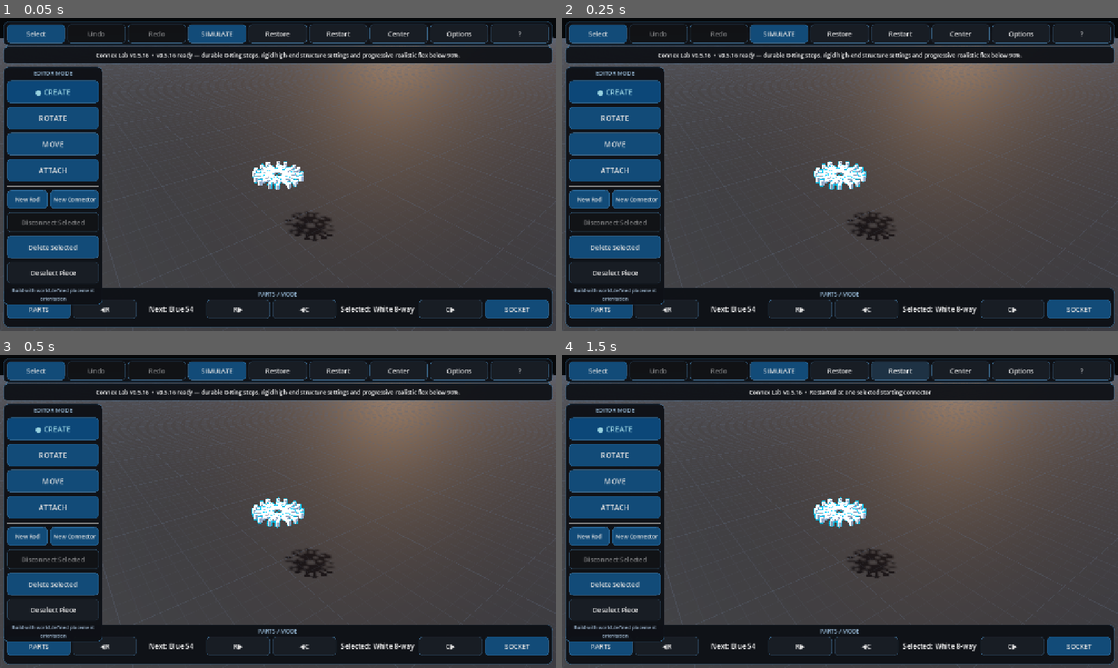
Above: before the commit, frames 1-4 (two rows, left to right).
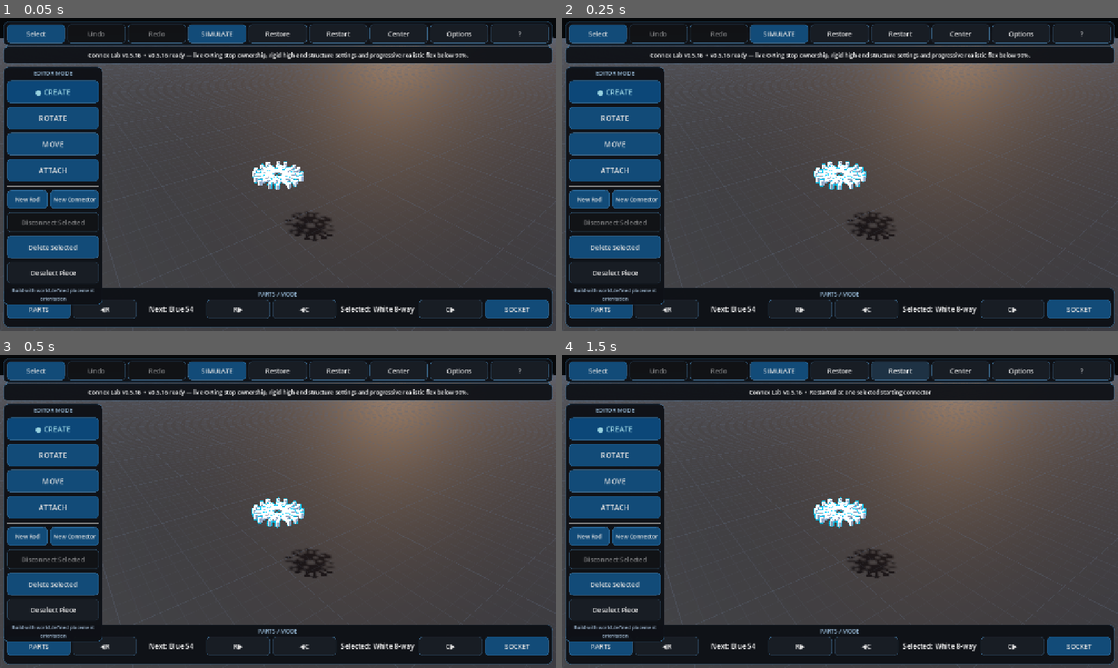
Above: after the commit, the same moments.

Repository: pixel375/connex
Game: Godot game, scene res://Main.tscn
Same seed, same stepped clock (60 frames per second), same inputs: the game is played once before the commit and once after it.
Inputs:
- Up to frame 1 (0.05 s): no input
- Up to frame 2 (0.25 s): no input
- Up to frame 3 (0.5 s): no input
- Up to frame 4 (1.5 s): click "Restart" at 0.5 s; click "Restart" at 1.25 s

The runs differ from the first frame. In frame 1, 0.7% of the frame differs, in the area x 15-85%, y 10-14%; in frame 2, 0.7%; in frame 3, 0.7%; in frame 4, nothing differs.

Commit message:
Use live O-Ring stop ownership instead of artificial hub floors

Diff:
--- a/scripts/main_v073.gd
+++ b/scripts/main_v073.gd
@@ -3,14 +3,16 @@
 const VERSION_073 := "0.5.16"
 const STRUCTURE_FLEX_CURVE_POWER_V073 := 1.75
 const STRUCTURE_FLEX_RIGID_THRESHOLD_V073 := 90.0
-const AXLE_HUB_PHYSICAL_SPACING_V073 := 0.64
+
+var axle_stop_segment_by_uid_v073: Dictionary = {}
+var axle_stop_ownership_refreshes_v073: int = 0
 
 
 func _ready() -> void:
 	super._ready()
 	if update_status_v021 != null:
 		_set_update_status_v021("Current version: v%s" % VERSION_073)
-	_status("v0.5.16 ready — durable O-Ring stops, rigid high-end structure settings and progressive realistic flex below 90%.")
+	_status("v0.5.16 ready — live O-Ring stop ownership, rigid high-end structure settings and progressive realistic flex below 90%.")
 
 
 func _status(text: String) -> void:
@@ -35,17 +37,19 @@
 	return rad_to_deg(_structure_flex_angle_rad_v066())
 
 
-# v0.5.16 originally ranked adjacent axle-stop floors 0.56 units apart while a
-# connector's physical thickness along the axle is 0.60. Two falling hubs could
-# therefore be constrained into permanent collider overlap and Jolt would inject
-# energy trying to separate them. Use a small non-overlap margin instead. If a
-# segment is physically too short to fit all hubs at that spacing, only its outer
-# hubs own the O-Ring/rod-end boundaries and ordinary hub collision stacks the
-# interior hubs; manufacturing impossible overlapping floors is never allowed.
+# O-Ring boundaries belong to rod segments, not permanently to the connector
+# that happened to be nearest when SIMULATE started. Keep each AXLE's original
+# O-Ring segment so a hub can never change sides by crossing a ring, but refresh
+# which hub is currently the lower/upper boundary owner inside that segment.
+# Interior hubs remain ordinary physical hubs and stack by normal collision.
+# This prevents stale ownership without adding artificial hidden floors between
+# adjacent connectors (which caused solver energy when loaded constructions hit).
 func _build_axle_stop_ranges_v070() -> void:
 	axle_stop_ranges_v070.clear()
-	_rebuild_connection_graph_v020()
+	if axle_stop_segment_by_uid_v073.is_empty():
+		_rebuild_connection_graph_v020()
 	var groups: Dictionary = {}
+
 	for record_value in connections_v020:
 		var record := record_value as Dictionary
 		if str(record.get("kind", "")) != "axle":
@@ -57,7 +61,11 @@
 		var key: int = rod.get_instance_id()
 		var group: Dictionary = groups.get(key, {"rod": rod, "axles": [], "rings": []}) as Dictionary
 		var axles: Array = group.get("axles", []) as Array
-		axles.append({"connector": connector, "uid": int(record.get("uid", -1)), "initial": _rod_local_along_v070(connector, rod)})
+		axles.append({
+			"connector": connector,
+			"uid": int(record.get("uid", -1)),
+			"along": _rod_local_along_v070(connector, rod),
+		})
 		group["axles"] = axles
 		groups[key] = group
 
@@ -86,11 +94,17 @@
 		var by_segment: Dictionary = {}
 		for axle_value in group.get("axles", []) as Array:
 			var axle := axle_value as Dictionary
-			var initial: float = float(axle.get("initial", 0.0))
-			var segment := 0
-			for ring_value in rings:
-				if float(ring_value) < initial:
-					segment += 1
+			var uid: int = int(axle.get("uid", -1))
+			var current_along: float = float(axle.get("along", 0.0))
+			var segment: int
+			if axle_stop_segment_by_uid_v073.has(uid):
+				segment = clampi(int(axle_stop_segment_by_uid_v073[uid]), 0, rings.size())
+			else:
+				segment = 0
+				for ring_value in rings:
+					if float(ring_value) < current_along:
+						segment += 1
+				axle_stop_segment_by_uid_v073[uid] = segment
 			var segment_axles: Array = by_segment.get(segment, []) as Array
 			segment_axles.append(axle)
 			by_segment[segment] = segment_axles
@@ -99,48 +113,57 @@
 		for segment_value in by_segment.keys():
 			var segment: int = int(segment_value)
 			var segment_axles: Array = by_segment[segment] as Array
-			segment_axles.sort_custom(func(a: Dictionary, b: Dictionary) -> bool: return float(a.get("initial", 0.0)) < float(b.get("initial", 0.0)))
+			segment_axles.sort_custom(func(a: Dictionary, b: Dictionary) -> bool: return float(a.get("along", 0.0)) < float(b.get("along", 0.0)))
 			if segment_axles.is_empty():
 				continue
-			var base_lower: float = -rod_half + AXLE_CONNECTOR_HALF_V070
-			var base_upper: float = rod_half - AXLE_CONNECTOR_HALF_V070
+
+			var lower_boundary: float = -rod_half + AXLE_CONNECTOR_HALF_V070
+			var upper_boundary: float = rod_half - AXLE_CONNECTOR_HALF_V070
 			if segment > 0:
-				base_lower = float(rings[segment - 1]) + O_RING_AXLE_CLEARANCE_V070
+				lower_boundary = float(rings[segment - 1]) + O_RING_AXLE_CLEARANCE_V070
 			if segment < rings.size():
-				base_upper = float(rings[segment]) - O_RING_AXLE_CLEARANCE_V070
-			if base_lower > base_upper:
-				var midpoint: float = (base_lower + base_upper) * 0.5
-				base_lower = midpoint
-				base_upper = midpoint
+				upper_boundary = float(rings[segment]) - O_RING_AXLE_CLEARANCE_V070
+			if lower_boundary > upper_boundary:
+				var midpoint: float = (lower_boundary + upper_boundary) * 0.5
+				lower_boundary = midpoint
+				upper_boundary = midpoint
 
-			var n: int = segment_axles.size()
-			var required_width: float = AXLE_HUB_PHYSICAL_SPACING_V073 * float(maxi(0, n - 1))
-			var ranked_floors_fit: bool = base_upper - base_lower + 0.0001 >= required_width
-			for i in range(n):
+			for i in range(segment_axles.size()):
 				var axle := segment_axles[i] as Dictionary
-				var initial: float = float(axle.get("initial", 0.0))
-				var lower: float
-				var upper: float
-				if ranked_floors_fit:
-					lower = base_lower + AXLE_HUB_PHYSICAL_SPACING_V073 * float(i)
-					upper = base_upper - AXLE_HUB_PHYSICAL_SPACING_V073 * float(n - 1 - i)
-					# Preserve an already-valid BUILD pose without an immediate artificial
-					# correction; future travel still cannot be driven into overlap.
-					lower = minf(lower, initial)
-					upper = maxf(upper, initial)
-				else:
-					lower = base_lower if i == 0 else -INF
-					upper = base_upper if i == n - 1 else INF
 				axle_stop_ranges_v070.append({
 					"connector": axle.get("connector"),
 					"rod": rod,
 					"uid": int(axle.get("uid", -1)),
-					"lower": lower,
-					"upper": upper,
+					"lower": lower_boundary if i == 0 else -INF,
+					"upper": upper_boundary if i == segment_axles.size() - 1 else INF,
 					"ring_count": rings.size(),
 					"segment": segment,
 					"segment_index": i,
-					"segment_size": n,
-					"stack_spacing_v072": AXLE_HUB_PHYSICAL_SPACING_V073 if ranked_floors_fit else 0.0,
-					"ranked_floors_fit_v073": ranked_floors_fit,
+					"segment_size": segment_axles.size(),
+					"dynamic_owner_v073": true,
 				})
+	axle_stop_ownership_refreshes_v073 += 1
+
+
+func _prepare_stable_simulation_graph() -> void:
+	axle_stop_segment_by_uid_v073.clear()
+	axle_stop_ownership_refreshes_v073 = 0
+	super._prepare_stable_simulation_graph()
+
+
+func _predict_axle_stops_v071(delta: float) -> void:
+	if simulating:
+		_build_axle_stop_ranges_v070()
+	super._predict_axle_stops_v071(delta)
+
+
+func _correct_axle_stop_positions_v071() -> void:
+	if simulating:
+		_build_axle_stop_ranges_v070()
+	super._correct_axle_stop_positions_v071()
+
+
+func _restore_o_ring_followers_v068(restore_build_pose: bool = true) -> void:
+	axle_stop_segment_by_uid_v073.clear()
+	axle_stop_ownership_refreshes_v073 = 0
+	super._restore_o_ring_followers_v068(restore_build_pose)
